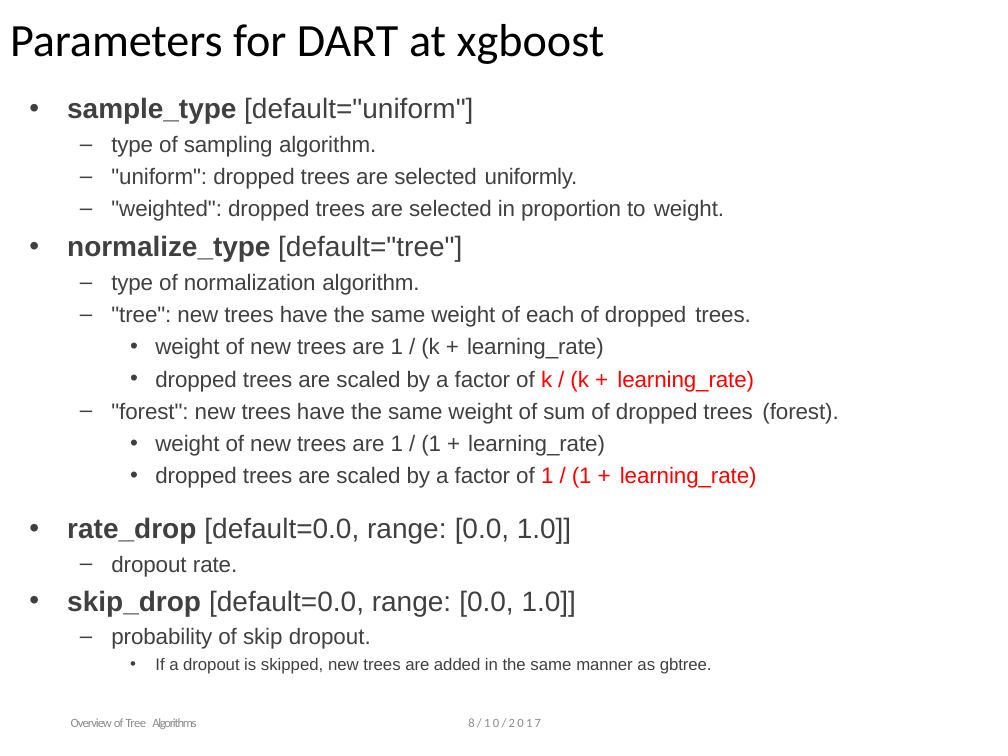
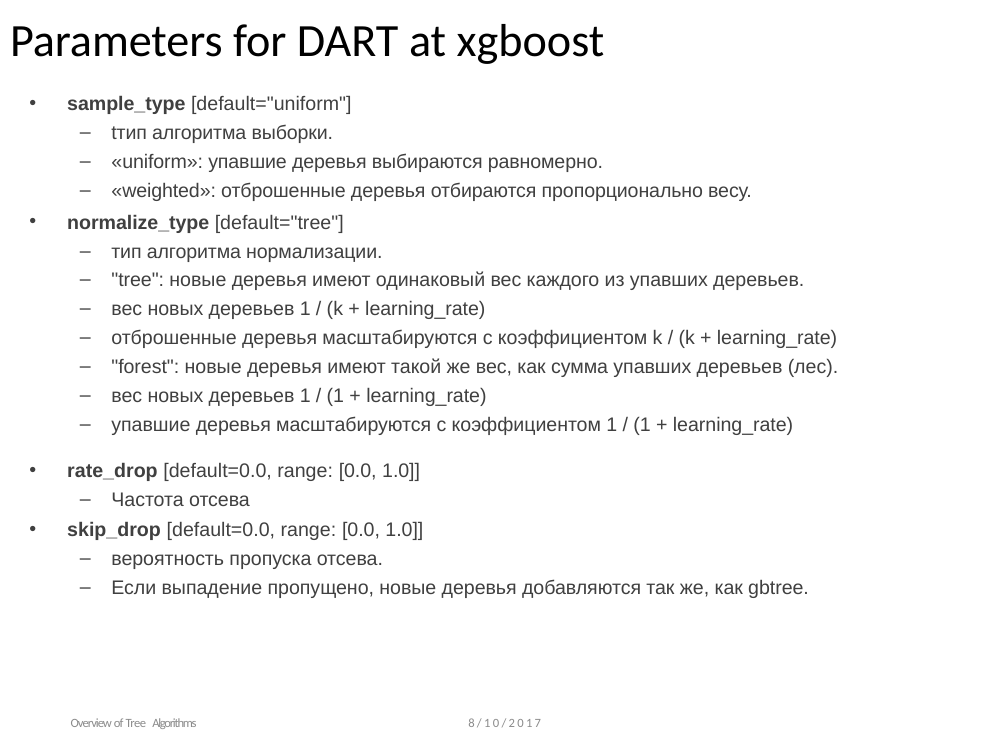
Before and after one commit to ulstu/ml, a slide deck: slide 38 of ml_course_ru/lecture12. Gradient boosting/Lecture 12. From Decision Tree to XGBoost.pptx. Drawn at 1008x756 pixels with LibreOffice and Linux fonts; fonts in the diff are those of the drawing; background and template pictures are left out. Boxes give left, top, right and bottom in pixels: in the first picture for what was removed or moved away, otherwise in the second. Text is boxed around its words. In the diff, an @@ line names an element or a change of style, - is before the commit and + after.

```diff
--- a/ml_course_ru/lecture12. Gradient boosting/Lecture 12. From Decision Tree to XGBoost.pptx
+++ b/ml_course_ru/lecture12. Gradient boosting/Lecture 12. From Decision Tree to XGBoost.pptx
@@ text at bbox=[67, 95, 423, 540]: size 20 to 14 pt in "sample_type [default="uniform"]", "normalize_type [default="tree"]", "rate_drop [default=0.0, range: [0.0, 1.0]]", "skip_drop [default=0.0, range: [0.0, 1.0]]" @@
@@ text at bbox=[111, 124, 752, 201]: text changed; size 16 to 14 pt @@
-  – type of sampling algorithm.
-  – "uniform": dropped trees are selected uniformly.
-  – "weighted": dropped trees are selected in proportion to weight.
+  – tтип алгоритма выборки.
+  – «uniform»: упавшие деревья выбираются равномерно.
+  – «weighted»: отброшенные деревья отбираются пропорционально весу.
@@ text at bbox=[111, 247, 838, 435]: text changed; size 16 to 14 pt @@
-  – type of normalization algorithm.
-  – "tree": new trees have the same weight of each of dropped trees.
-    • weight of new trees are 1 / (k + learning_rate)
-    • dropped trees are scaled by a factor of k / (k + learning_rate)
-  – "forest": new trees have the same weight of sum of dropped trees (forest).
-    • weight of new trees are 1 / (1 + learning_rate)
-    • dropped trees are scaled by a factor of 1 / (1 + learning_rate)
+  – тип алгоритма нормализации.
+  – "tree": новые деревья имеют одинаковый вес каждого из упавших деревьев.
+  – вес новых деревьев 1 / (k + learning_rate)
+  – отброшенные деревья масштабируются с коэффициентом k / (k + learning_rate)
+  – "forest": новые деревья имеют такой же вес, как сумма упавших деревьев (лес).
+  – вес новых деревьев 1 / (1 + learning_rate)
+  – упавшие деревья масштабируются с коэффициентом 1 / (1 + learning_rate)
@@ text at bbox=[111, 492, 250, 506]: text changed; size 16 to 14 pt @@
-  – dropout rate.
+  – Частота отсева
@@ text at bbox=[111, 554, 809, 598]: text changed; size 12 to 14 pt @@
-  – probability of skip dropout.
-    • If a dropout is skipped, new trees are added in the same manner as gbtree.
+  – вероятность пропуска отсева.
+  – Если выпадение пропущено, новые деревья добавляются так же, как gbtree.
```
Also in this commit, not shown: 30 other slides changed, 5 slides added, 5 slides removed, 27 other files.
